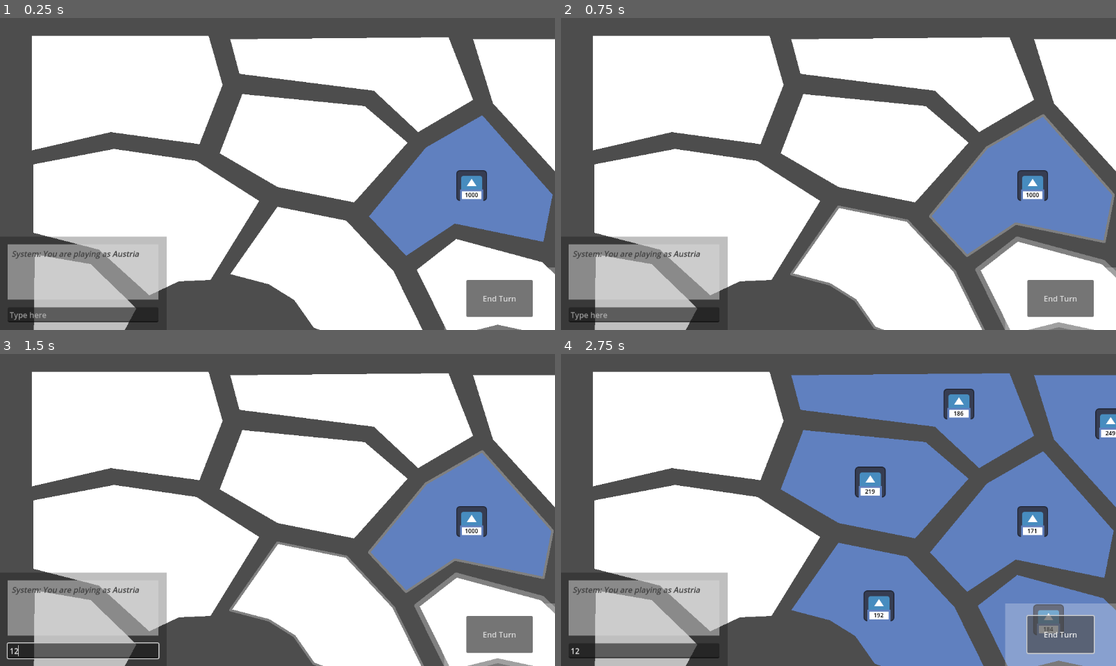
Above: before the commit, frames 1-4 (two rows, left to right).
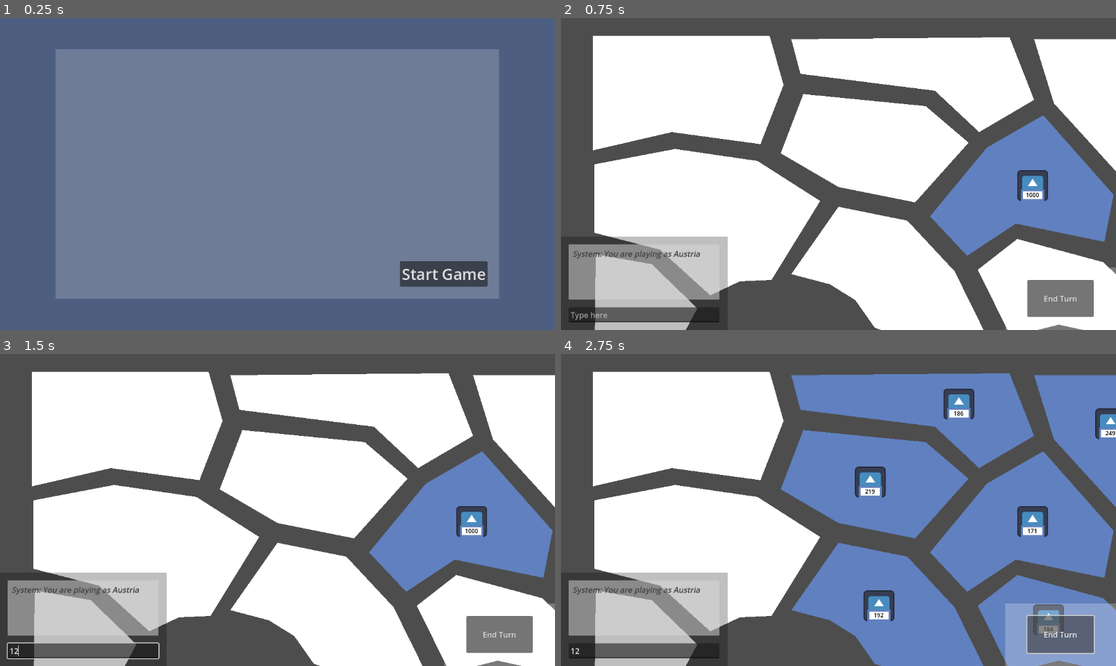
Above: after the commit, the same moments.

Repository: SamTheBlow/grand-strategy-game
Game: Godot game, scene res://scenes/main.tscn
Same seed, same stepped clock (60 frames per second), same inputs: the game is played once before the commit and once after it. The engine's default icon, where the game draws it, is replaced by a stand-in: a white triangle on a blue panel in a dark square.
Inputs (mouse positions are in pixels of both pictures, inside the frame that each line leads up to):
- Up to frame 1 (0.25 s): no input
- Up to frame 2 (0.75 s): click (1005, 273) at 0.5 s, where only the run after the commit has a clickable "Start Game"
- Up to frame 3 (1.5 s): click (83, 650) at 1.27 s; type "12" at 1.35 s
- Up to frame 4 (2.75 s): click "End Turn" at 2 s

The runs differ from the first frame. In frame 1, 100% of the frame differs, in the area x 0-100%, y 0-100%; in frame 2, 2.0%; in frame 3, 2.0%; in frame 4, nothing differs.

Commit message:
Added a main menu and a chat command to go back to main menu

Diff:
--- a/GrandStrategyGame/scenes/main.tscn
+++ b/GrandStrategyGame/scenes/main.tscn
@@ -1,10 +1,12 @@
-[gd_scene load_steps=4 format=3 uid="uid://ba1s3jpg48raf"]
+[gd_scene load_steps=5 format=3 uid="uid://ba1s3jpg48raf"]
 
 [ext_resource type="Script" path="res://scripts/main.gd" id="1_32ieg"]
 [ext_resource type="PackedScene" uid="uid://c74o2ubgawogb" path="res://scenes/game.tscn" id="2_l17rq"]
 [ext_resource type="PackedScene" uid="uid://dt7gjsuwry1nc" path="res://test_data/world_maps/world_test1.tscn" id="3_mmc0i"]
+[ext_resource type="PackedScene" uid="uid://dm18hv6wm8moi" path="res://scenes/main_menu/main_menu.tscn" id="4_sn8ov"]
 
 [node name="Main" type="Node"]
 script = ExtResource("1_32ieg")
+main_menu_scene = ExtResource("4_sn8ov")
 game_scene = ExtResource("2_l17rq")
 world_scene = ExtResource("3_mmc0i")
--- /dev/null
+++ b/GrandStrategyGame/scenes/main_menu/lobby.gd
@@ -0,0 +1,9 @@
+class_name Lobby
+extends Control
+
+
+signal start_game_requested()
+
+
+func _on_start_button_pressed() -> void:
+	start_game_requested.emit()
--- /dev/null
+++ b/GrandStrategyGame/scenes/main_menu/lobby.tscn
@@ -0,0 +1,67 @@
+[gd_scene load_steps=2 format=3 uid="uid://b735rxfcexqks"]
+
+[ext_resource type="Script" path="res://scenes/main_menu/lobby.gd" id="1_hty1g"]
+
+[node name="Lobby" type="Control"]
+layout_mode = 3
+anchors_preset = 15
+anchor_right = 1.0
+anchor_bottom = 1.0
+grow_horizontal = 2
+grow_vertical = 2
+script = ExtResource("1_hty1g")
+
+[node name="Background" type="ColorRect" parent="."]
+layout_mode = 1
+anchors_preset = 15
+anchor_right = 1.0
+anchor_bottom = 1.0
+grow_horizontal = 2
+grow_vertical = 2
+color = Color(1, 1, 1, 0.188235)
+
+[node name="VBoxContainer" type="VBoxContainer" parent="."]
+layout_mode = 1
+anchors_preset = 15
+anchor_right = 1.0
+anchor_bottom = 1.0
+grow_horizontal = 2
+grow_vertical = 2
+
+[node name="Spacing80" type="Control" parent="VBoxContainer"]
+layout_mode = 2
+size_flags_vertical = 3
+size_flags_stretch_ratio = 80.0
+
+[node name="HBoxContainer" type="HBoxContainer" parent="VBoxContainer"]
+layout_mode = 2
+size_flags_vertical = 3
+size_flags_stretch_ratio = 20.0
+
+[node name="Spacing75" type="Control" parent="VBoxContainer/HBoxContainer"]
+layout_mode = 2
+size_flags_horizontal = 3
+size_flags_stretch_ratio = 75.0
+
+[node name="Spacing25" type="Control" parent="VBoxContainer/HBoxContainer"]
+layout_mode = 2
+size_flags_horizontal = 3
+size_flags_stretch_ratio = 25.0
+
+[node name="StartButton" type="Button" parent="VBoxContainer/HBoxContainer/Spacing25"]
+layout_mode = 1
+anchors_preset = 8
+anchor_left = 0.5
+anchor_top = 0.5
+anchor_right = 0.5
+anchor_bottom = 0.5
+offset_left = -48.0
+offset_top = -15.5
+offset_right = 48.0
+offset_bottom = 15.5
+grow_horizontal = 2
+grow_vertical = 2
+theme_override_font_sizes/font_size = 32
+text = "Start Game"
+
+[connection signal="pressed" from="VBoxContainer/HBoxContainer/Spacing25/StartButton" to="." method="_on_start_button_pressed"]
--- /dev/null
+++ b/GrandStrategyGame/scenes/main_menu/main_menu.gd
@@ -0,0 +1,9 @@
+class_name MainMenu
+extends Node
+
+
+signal game_started()
+
+
+func _on_start_game_requested() -> void:
+	game_started.emit()
--- /dev/null
+++ b/GrandStrategyGame/scenes/main_menu/main_menu.tscn
@@ -0,0 +1,38 @@
+[gd_scene load_steps=3 format=3 uid="uid://dm18hv6wm8moi"]
+
+[ext_resource type="Script" path="res://scenes/main_menu/main_menu.gd" id="1_jcwha"]
+[ext_resource type="PackedScene" uid="uid://b735rxfcexqks" path="res://scenes/main_menu/lobby.tscn" id="1_koaky"]
+
+[node name="MainMenu" type="Node"]
+script = ExtResource("1_jcwha")
+
+[node name="Background" type="Control" parent="."]
+layout_mode = 3
+anchors_preset = 15
+anchor_right = 1.0
+anchor_bottom = 1.0
+grow_horizontal = 2
+grow_vertical = 2
+
+[node name="BackgroundColor" type="ColorRect" parent="Background"]
+layout_mode = 1
+anchors_preset = 15
+anchor_right = 1.0
+anchor_bottom = 1.0
+grow_horizontal = 2
+grow_vertical = 2
+color = Color(0.301961, 0.368627, 0.501961, 1)
+
+[node name="MarginContainer" type="MarginContainer" parent="."]
+anchors_preset = -1
+anchor_left = 0.1
+anchor_top = 0.1
+anchor_right = 0.9
+anchor_bottom = 0.9
+grow_horizontal = 2
+grow_vertical = 2
+
+[node name="Lobby" parent="MarginContainer" instance=ExtResource("1_koaky")]
+layout_mode = 2
+
+[connection signal="start_game_requested" from="MarginContainer/Lobby" to="." method="_on_start_game_requested"]
--- a/GrandStrategyGame/scripts/chat/chat.gd
+++ b/GrandStrategyGame/scripts/chat/chat.gd
@@ -5,6 +5,7 @@
 signal requested_province_info()
 signal save_requested()
 signal load_requested()
+signal exit_to_main_menu_requested()
 
 @onready var chat_log := %ChatText as RichTextLabel
 @onready var chat_input := %ChatInput as LineEdit
@@ -22,6 +23,7 @@
 						"/fs - Toggle fullscreen",
 						"/save - Save the current game state",
 						"/load - Load the saved game state",
+						"/mainmenu - Go back to the main menu (without saving!)",
 				])
 			"infop":
 				requested_province_info.emit()
@@ -43,6 +45,8 @@
 			"load":
 				system_message("Loading the save file...")
 				load_requested.emit()
+			"mainmenu":
+				exit_to_main_menu_requested.emit()
 			_:
 				system_message(
 						'"[color=black]' + new_text + '[/color]"'
--- a/GrandStrategyGame/scripts/main.gd
+++ b/GrandStrategyGame/scripts/main.gd
@@ -3,11 +3,16 @@
 
 const SAVE_FILE_PATH: String = "user://gamesave.json"
 
+@export var main_menu_scene: PackedScene
 @export var game_scene: PackedScene
 @export var world_scene: PackedScene
 
 
-func _ready():
+func _ready() -> void:
+	_on_main_menu_entered()
+
+
+func _on_game_started() -> void:
 	var world: Node = world_scene.instantiate()
 	var scenario := world.get_node("Scenarios/Scenario1") as Scenario1
 	var your_id: int = scenario.human_player
@@ -21,11 +26,22 @@
 	chat.connect(
 			"save_requested", Callable(self, "_on_save_requested")
 	)
+	chat.connect(
+			"exit_to_main_menu_requested",
+			Callable(self, "_on_main_menu_entered")
+	)
+
+
+func _on_main_menu_entered() -> void:
+	_remove_all_children()
+
+	var main_menu: Node = main_menu_scene.instantiate()
+	main_menu.connect("game_started", Callable(self, "_on_game_started"))
+	add_child(main_menu)
 
 
 func new_game(game_state: GameState, your_id: int) -> void:
-	if has_node("Game"):
-		remove_child(get_node("Game"))
+	_remove_all_children()
 
 	var game := game_scene.instantiate() as Game
 	game.load_game_state(game_state, your_id)
@@ -74,3 +90,8 @@
 		return
 
 	chat.new_message("[b]Game state saved[/b]")
+
+
+func _remove_all_children() -> void:
+	for child in get_children():
+		remove_child(child)
